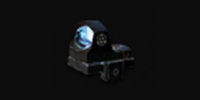
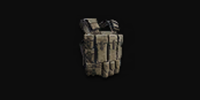
Layered file, before and after one edit (200x100). Changes by layer:
added group "equipment" with 77 layers above "food/drinks" over [65, 17, 136, 85]
added layer "tactical-vest-2" in group "equipment" over [65, 17, 136, 85]
hid group "weapons" (28 layers) over [65, 17, 136, 85]
